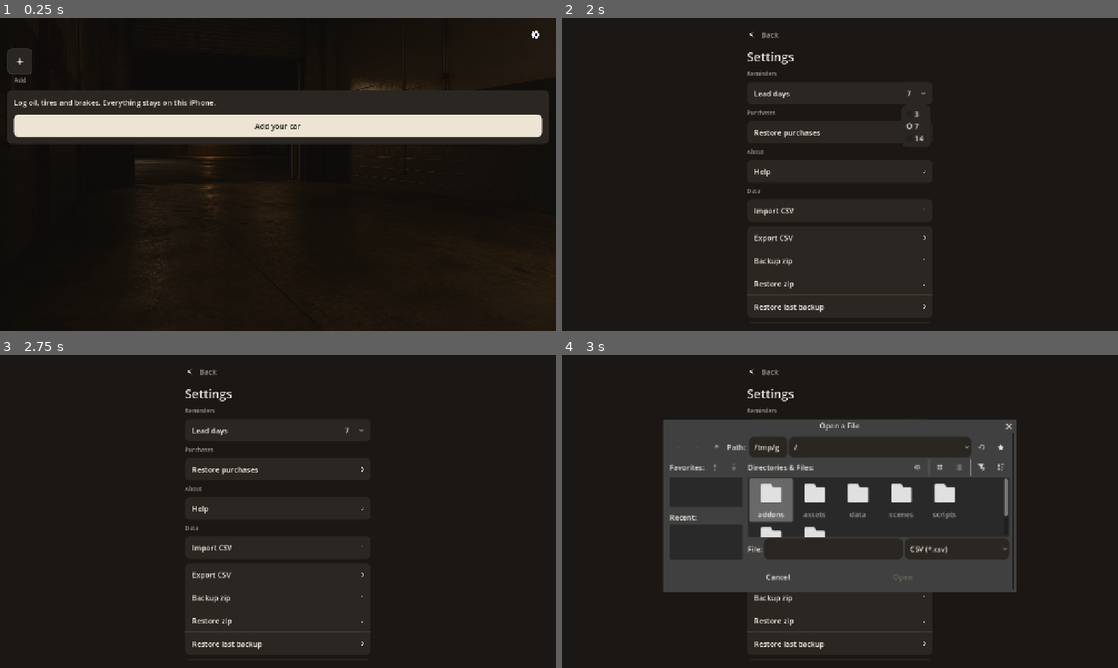
Above: before the commit, frames 1-4 (two rows, left to right).
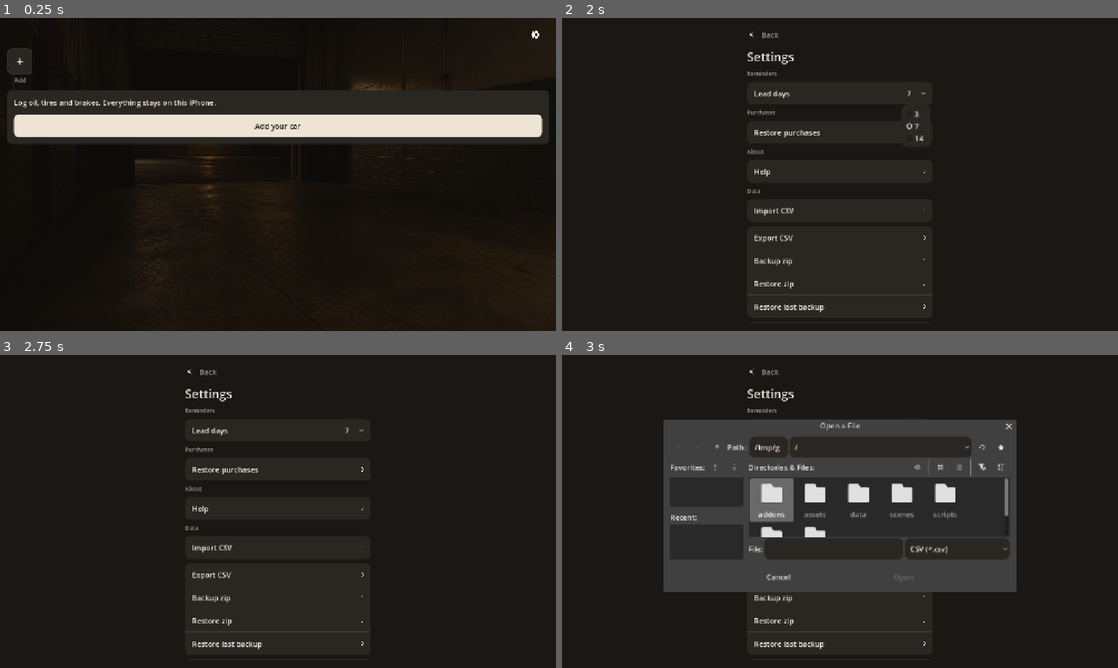
Above: after the commit, the same moments.

Repository: OrehRuoy/OilDue
Game: Godot game, scene res://scenes/garage.tscn
Two runs of this game, one before a commit and one after it. Both use one fixed random seed, a clock stepped at 60 frames per second and the inputs below.
Inputs (mouse positions are in pixels of both pictures, inside the frame that each line leads up to):
- Up to frame 1 (0.25 s): no input
- Up to frame 2 (2 s): click (1101, 33) at 0.5 s; click "7" at 1.25 s
- Up to frame 3 (2.75 s): click "Restore purchases" at 2 s
- Up to frame 4 (3 s): click "Import CSV" at 2.75 s

Frames 1-3 are identical in both runs. In frame 4, 0.8% of the frame differs, in the area x 19-82%, y 21-75%.

Commit message:
iOS export: enable ETC2/ASTC import

Diff:
--- a/project.godot
+++ b/project.godot
@@ -47,4 +47,5 @@
 [rendering]
 
 renderer/rendering_method="mobile"
+textures/vram_compression/import_etc2_astc=true
 environment/defaults/default_clear_color=Color(0.101961, 0.090196, 0.078431, 1)
